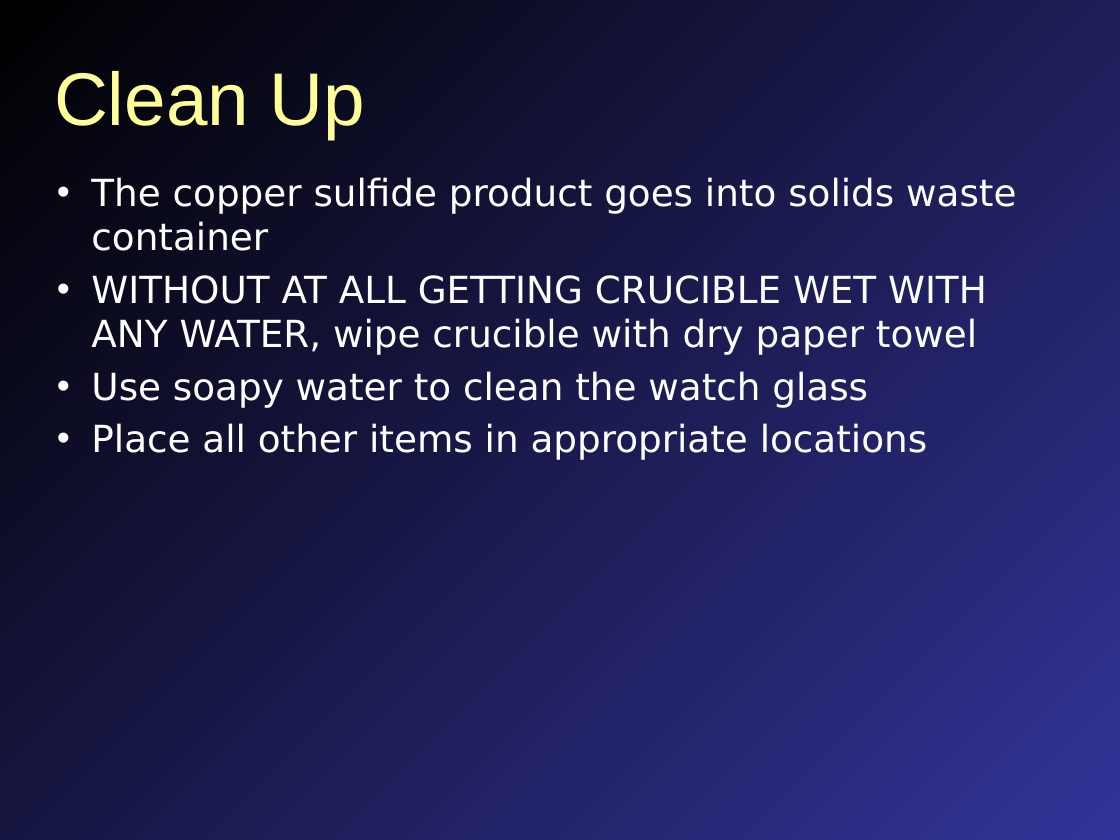
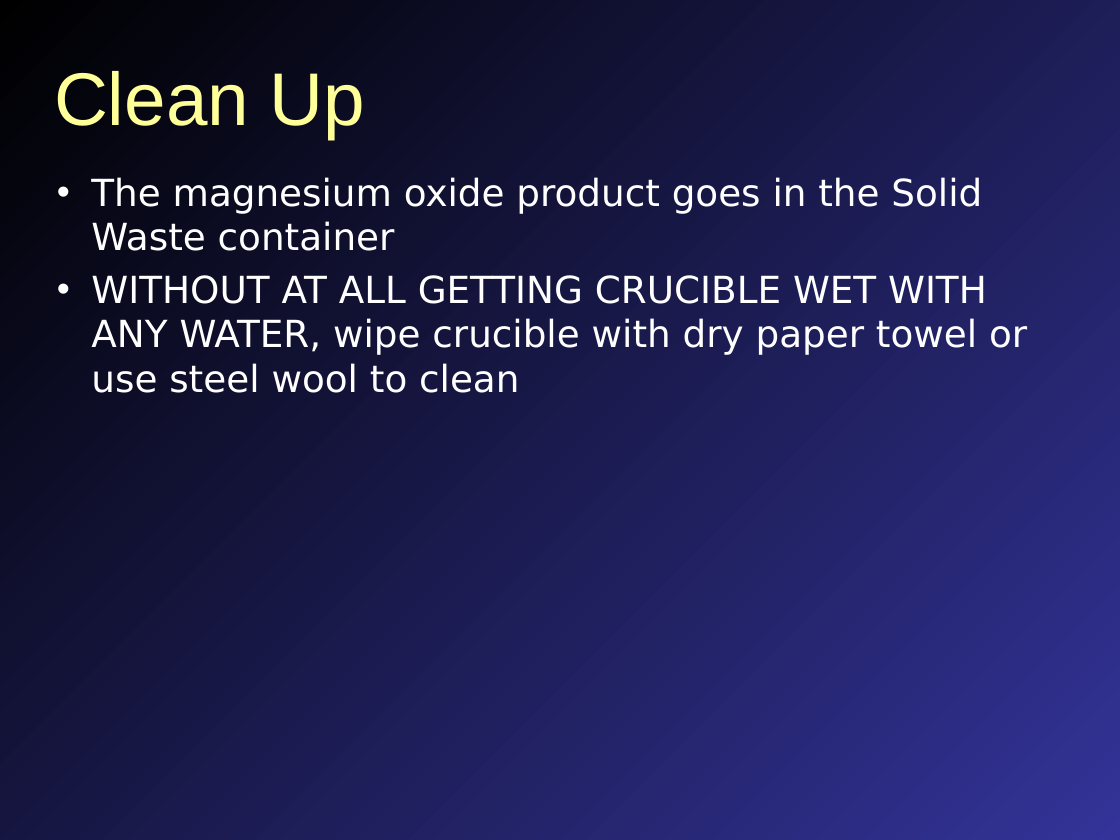
Before and after one commit to mavigozler/mavigozler.github.io, a slide deck: slide 13 of Teaching/Chemistry/Labs/FCC Chem 3A Expt 5a Empirical Formula.pptx. Drawn at 1120x840 pixels with LibreOffice and Linux fonts; fonts in the diff are those of the drawing. Boxes give left, top, right and bottom in pixels: in the first picture for what was removed or moved away, otherwise in the second. Text is boxed around its words. In the diff, an @@ line names an element or a change of style, - is before the commit and + after.

```diff
--- a/Teaching/Chemistry/Labs/FCC Chem 3A Expt 5a Empirical Formula.pptx
+++ b/Teaching/Chemistry/Labs/FCC Chem 3A Expt 5a Empirical Formula.pptx
@@ text at bbox=[91, 177, 1027, 393]: text changed @@
-• The copper sulfide product goes into solids waste container
-• WITHOUT AT ALL GETTING CRUCIBLE WET WITH ANY WATER, wipe crucible with dry paper towel
-• Use soapy water to clean the watch glass
-• Place all other items in appropriate locations
+• The magnesium oxide product goes in the Solid Waste container
+• WITHOUT AT ALL GETTING CRUCIBLE WET WITH ANY WATER, wipe crucible with dry paper towel or use steel wool to clean
```
Also in this commit, not shown: 5 other slides changed, 11 slides added, 5 slides removed, 11 other files.
